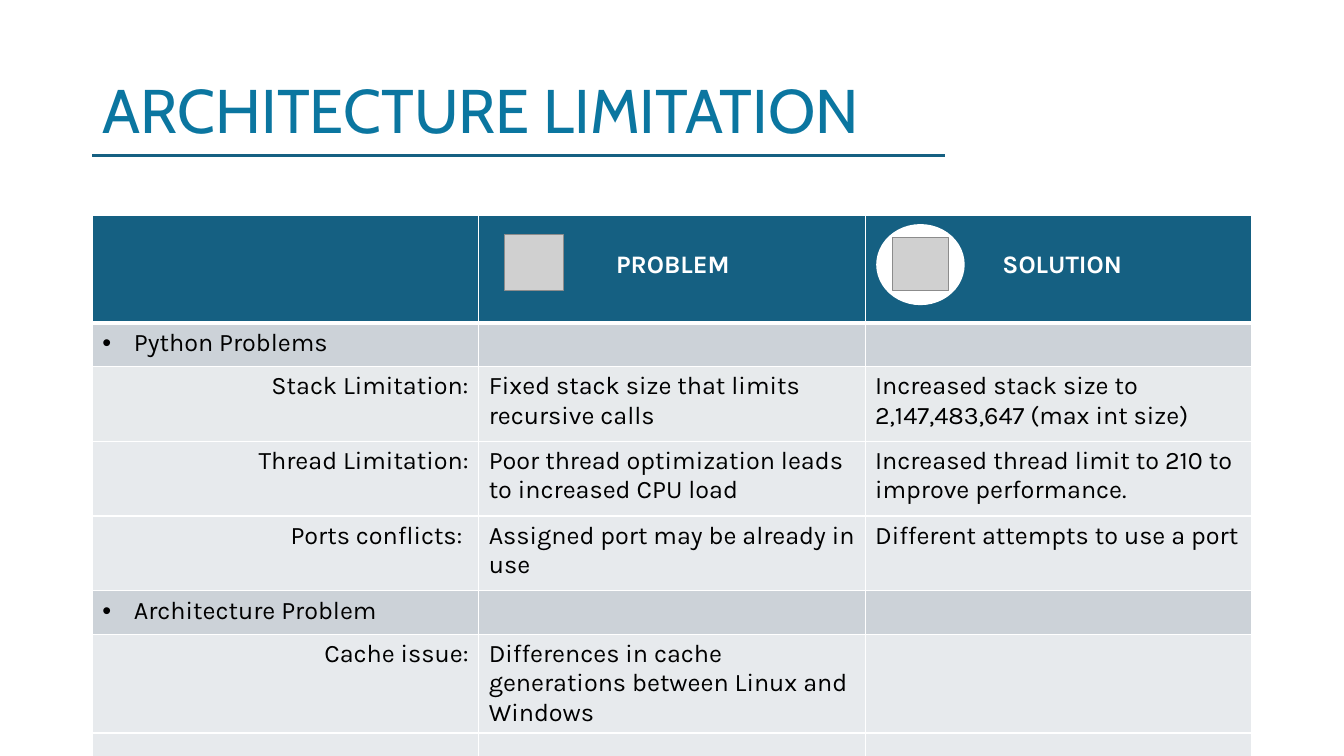
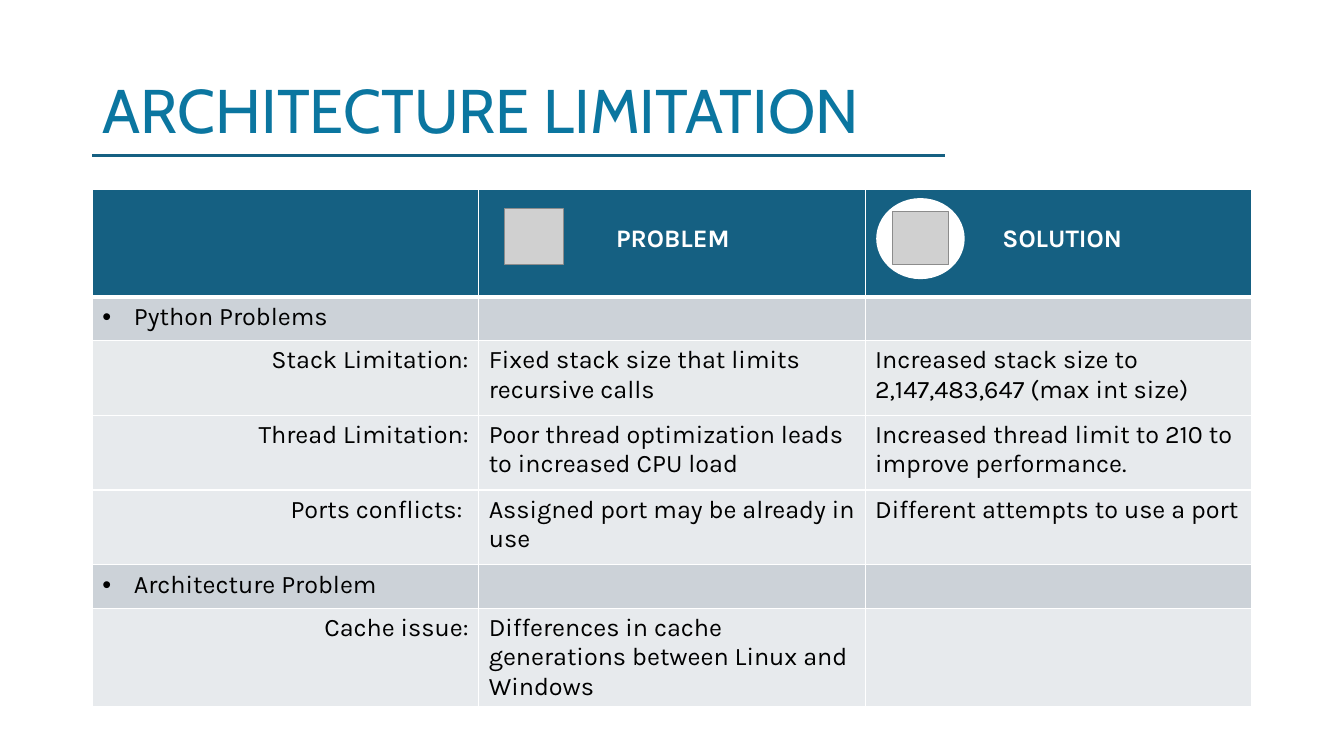
Before and after one commit to Teoz00/progettoDDS, a slide deck: slide 7 of DDS Presentation .pptx (slide 8 before the commit). Drawn at 1344x756 pixels with LibreOffice and Linux fonts; fonts in the diff are those of the drawing; grey boxes stand for pictures. Boxes give left, top, right and bottom in pixels: in the first picture for what was removed or moved away, otherwise in the second. Text is boxed around its words. In the diff, an @@ line names an element or a change of style, - is before the commit and + after.

```diff
--- a/DDS Presentation .pptx
+++ b/DDS Presentation .pptx
@@ table at bbox=[93, 190, 1251, 700] @@
-row 8:  |  | 
@@ table: place and size @@
-table at bbox=[93, 216, 1251, 752]
+table at bbox=[93, 190, 1251, 700]
@@ 2 pictures, 1 ellipse: place and size @@
-2 pictures, 1 ellipse at bbox=[505, 224, 965, 304]
+2 pictures, 1 ellipse at bbox=[505, 198, 965, 278]
```
Also in this commit, not shown: 5 other slides changed, 2 slides removed.
